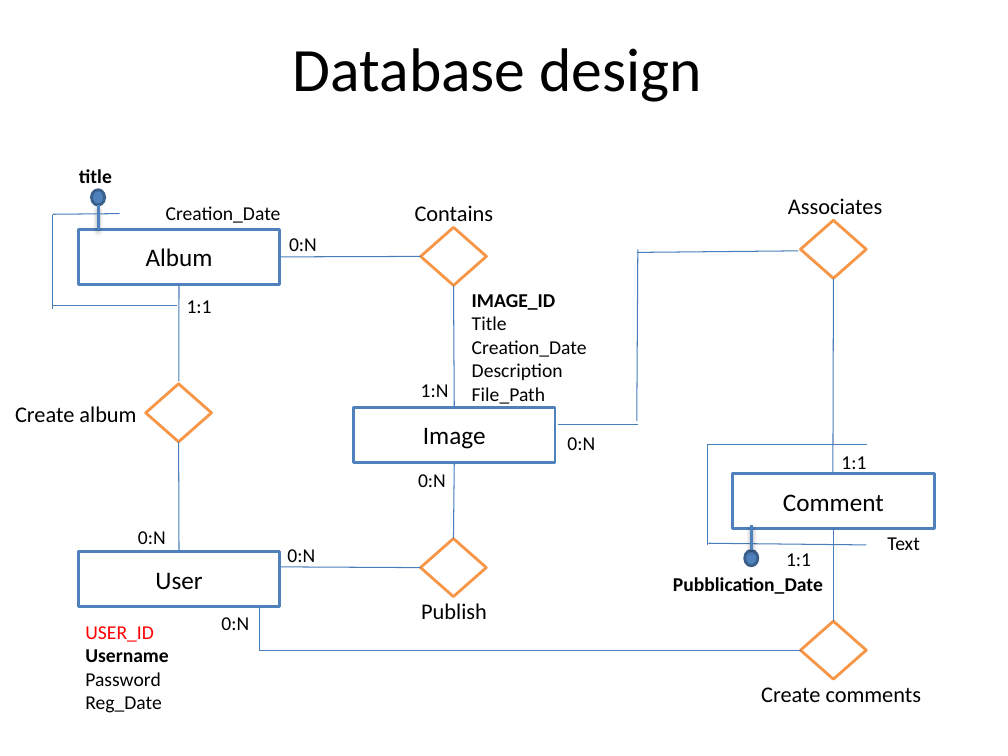
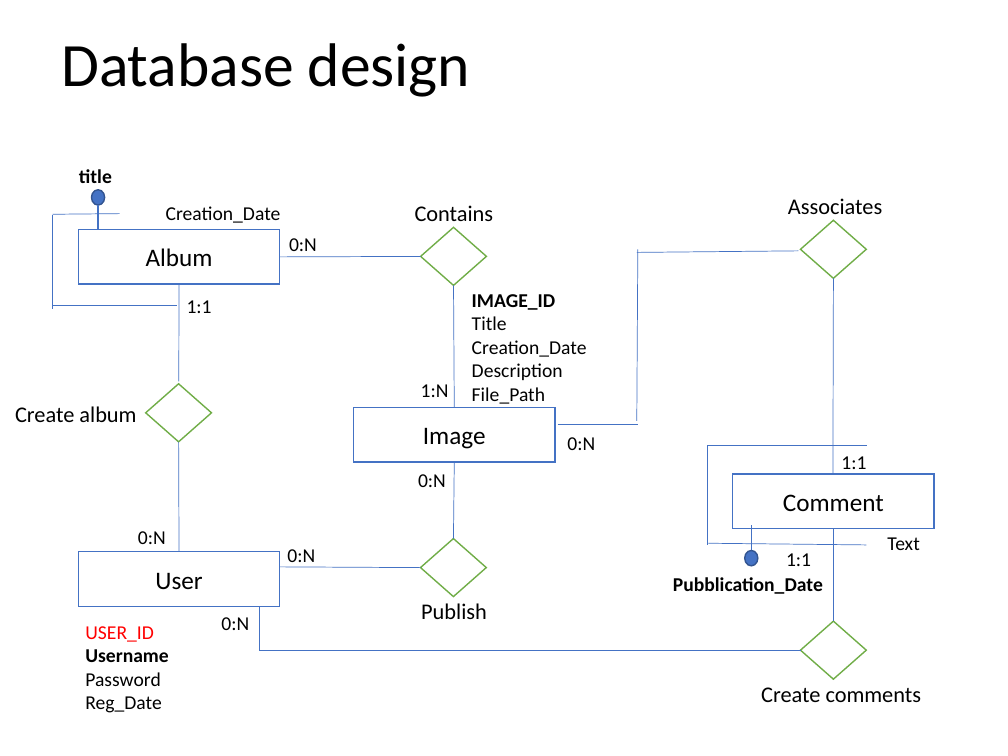
Before and after one commit to vittpall/ProgettoTIW, a slide deck: slide 2 of assets/progettazioneTiw.pptx. Drawn at 1008x756 pixels with LibreOffice and Linux fonts; fonts in the diff are those of the drawing. Boxes give left, top, right and bottom in pixels: in the first picture for what was removed or moved away, otherwise in the second. Text is boxed around its words. In the diff, an @@ line names an element or a change of style, - is before the commit and + after.

```diff
--- a/assets/progettazioneTiw.pptx
+++ b/assets/progettazioneTiw.pptx
@@ title "Database design" at <box>61,43,470,97</box>: alignment centre to left; line spacing 1 to 0.9 @@
@@ ellipse at <box>92,190,105,205</box>: fill #4F81BD to #4472C4; outline #3A5F8C 2 pt to #325491 1 pt @@
@@ line (98, 205) - (98, 231): stroke #4F81BD 2 pt to #4472C4 1 pt @@
@@ line (120, 214) - (52, 215): stroke #4B7EBC 0.75 pt to #4472C4 0.5 pt @@
@@ line (280, 257) - (420, 256): stroke #4B7EBC 0.75 pt to #4472C4 0.5 pt @@
@@ line (638, 249) - (637, 421): stroke #4B7EBC 0.75 pt to #4472C4 0.5 pt @@
@@ line (637, 252) - (798, 251): stroke #4B7EBC 0.75 pt to #4472C4 0.5 pt @@
@@ line (179, 284) - (178, 381): stroke #4B7EBC 0.75 pt to #4472C4 0.5 pt @@
@@ line (454, 285) - (455, 407): stroke #4B7EBC 0.75 pt to #4472C4 0.5 pt @@
@@ line (834, 278) - (833, 474): stroke #4B7EBC 0.75 pt to #4472C4 0.5 pt @@
@@ line (176, 305) - (52, 305): stroke #4B7EBC 0.75 pt to #4472C4 0.5 pt @@
@@ outline #F79646 2 pt to #70AD47 1 pt in 5 elements at <box>420,228,486,286</box>, <box>420,538,486,597</box>, <box>800,221,866,279</box>, <box>800,621,866,679</box>, <box>146,384,212,443</box> @@
@@ line (179, 551) - (178, 442): stroke #4B7EBC 0.75 pt to #4472C4 0.5 pt @@
@@ line (557, 424) - (638, 424): stroke #4B7EBC 0.75 pt to #4472C4 0.5 pt @@
@@ line (867, 445) - (708, 445): stroke #4B7EBC 0.75 pt to #4472C4 0.5 pt @@
@@ line (454, 538) - (455, 463): stroke #4B7EBC 0.75 pt to #4472C4 0.5 pt @@
@@ outline #4F81BD 2 pt to #4472C4 1 pt in 4 elements at <box>79,551,280,606</box>, <box>79,230,280,284</box>, <box>354,407,555,462</box>, <box>733,474,934,528</box> @@
@@ line (751, 550) - (751, 525): stroke #4F81BD 2 pt to #4472C4 1 pt @@
@@ line (834, 621) - (834, 528): stroke #4B7EBC 0.75 pt to #4472C4 0.5 pt @@
@@ line (280, 566) - (420, 568): stroke #4B7EBC 0.75 pt to #4472C4 0.5 pt @@
@@ line (866, 545) - (709, 543): stroke #4B7EBC 0.75 pt to #4472C4 0.5 pt @@
@@ ellipse at <box>745,550,758,565</box>: fill #4F81BD to #4472C4; outline #3A5F8C 2 pt to #325491 1 pt @@
@@ line (259, 650) - (800, 650): stroke #4B7EBC 0.75 pt to #4472C4 0.5 pt @@
```
Also in this commit, not shown: 6 other slides changed, 7 slides added, 3 slides removed.
